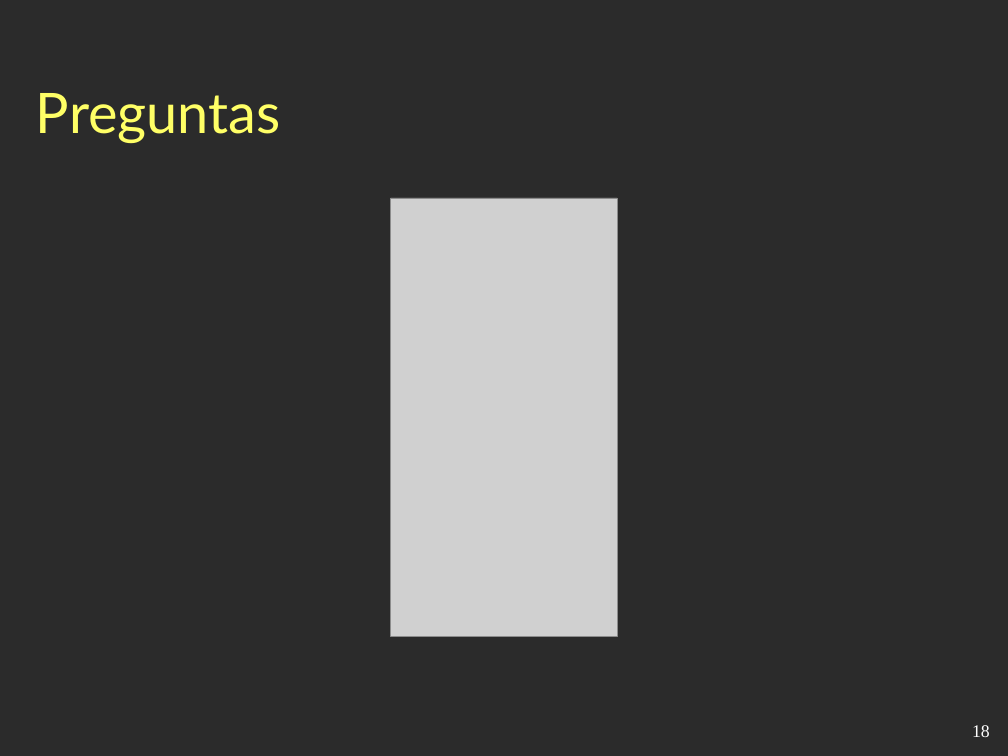
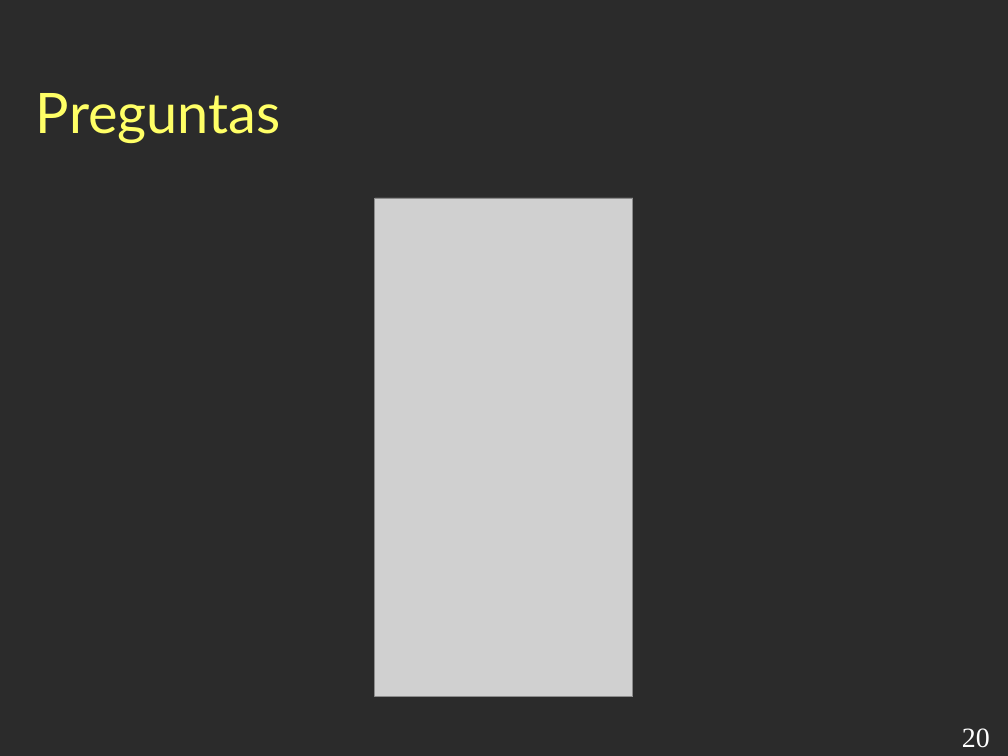
Before and after one commit to esbaixauli/proyecto-ii-ubu, a slide deck: slide 20 of trunk/Documentación/Presentación.odp (slide 18 before the commit). Drawn at 1008x756 pixels with LibreOffice and Linux fonts; fonts in the diff are those of the drawing; grey boxes stand for pictures; background and template pictures are left out; a plain dark background stands for a picture behind light text. Boxes give left, top, right and bottom in pixels: in the first picture for what was removed or moved away, otherwise in the second. Text is boxed around its words. In the diff, an @@ line names an element or a change of style, - is before the commit and + after.

```diff
--- a/trunk/Documentación/Presentación.odp
+++ b/trunk/Documentación/Presentación.odp
@@ picture: place and size @@
-picture at bbox=[391, 198, 617, 638]
+picture at bbox=[375, 198, 633, 698]
@@ page number at bbox=[962, 728, 990, 748]: text changed; size 14 to 22 pt @@
-18
+20
```
Also in this commit, not shown: 8 other slides changed, 2 slides added.
